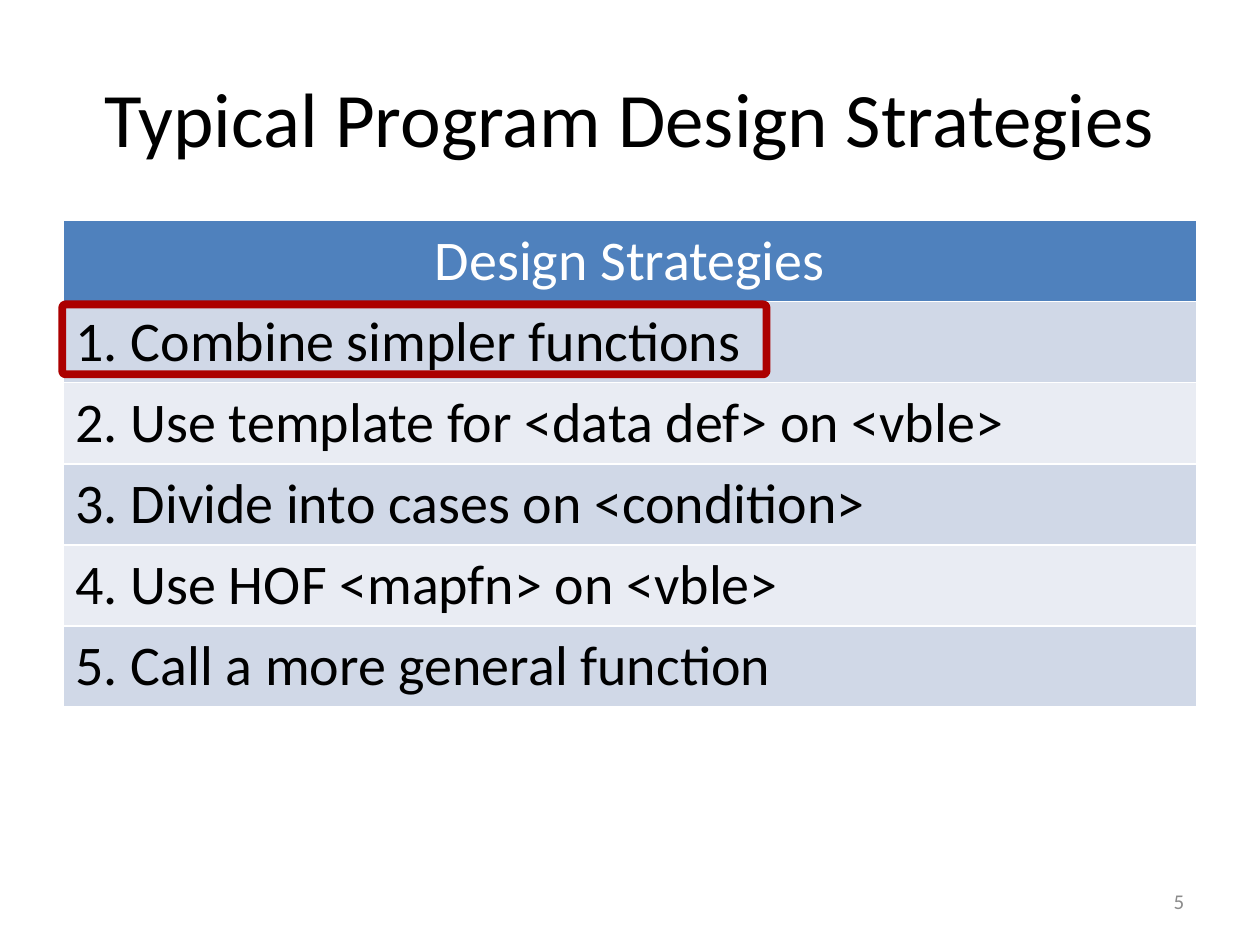
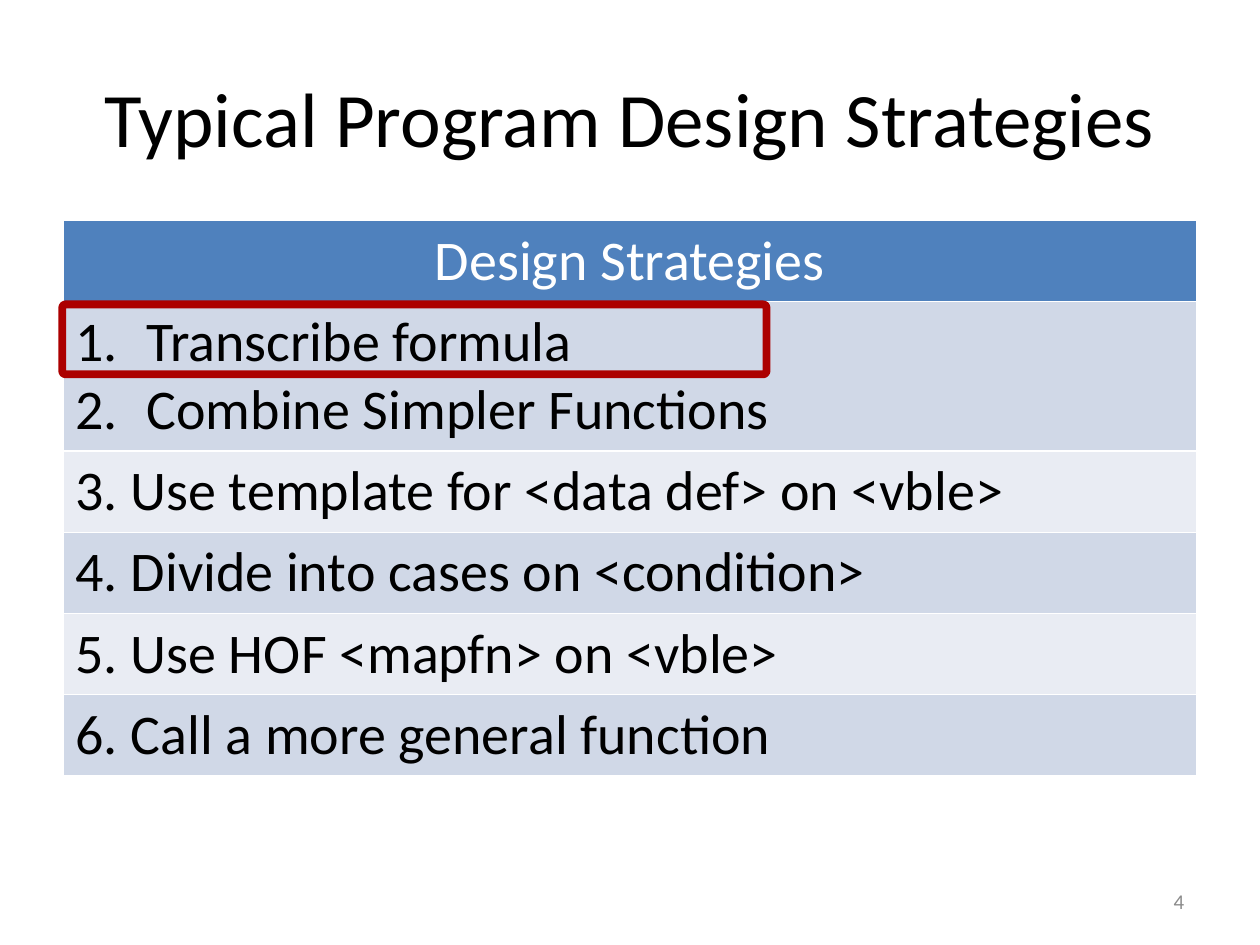
Before and after one commit to mwand/cs5010f17, a slide deck: slide 4 of Slides/Lesson 2.2 Design Strategies.pptx (slide 5 before the commit). Drawn at 1260x945 pixels with LibreOffice and Linux fonts; fonts in the diff are those of the drawing. Boxes give left, top, right and bottom in pixels: in the first picture for what was removed or moved away, otherwise in the second. Text is boxed around its words. In the diff, an @@ line names an element or a change of style, - is before the commit and + after.

```diff
--- a/Slides/Lesson 2.2 Design Strategies.pptx
+++ b/Slides/Lesson 2.2 Design Strategies.pptx
@@ table at [63, 220, 1197, 768] @@
-row 2, column 1: 1. Combine simpler functions
+row 2, column 1: Transcribe formula / Combine Simpler Functions
-row 3, column 1: 2. Use template for <data def> on <vble>
+row 3, column 1: 3. Use template for <data def> on <vble>
-row 4, column 1: 3. Divide into cases on <condition>
+row 4, column 1: 4. Divide into cases on <condition>
-row 5, column 1: 4. Use HOF <mapfn> on <vble>
+row 5, column 1: 5. Use HOF <mapfn> on <vble>
-row 6, column 1: 5. Call a more general function
+row 6, column 1: 6. Call a more general function
@@ page number at [1174, 895, 1185, 909]: text changed @@
-5
+4
```
Also in this commit, not shown: 5 other slides changed, 4 slides removed, 1 other file.
